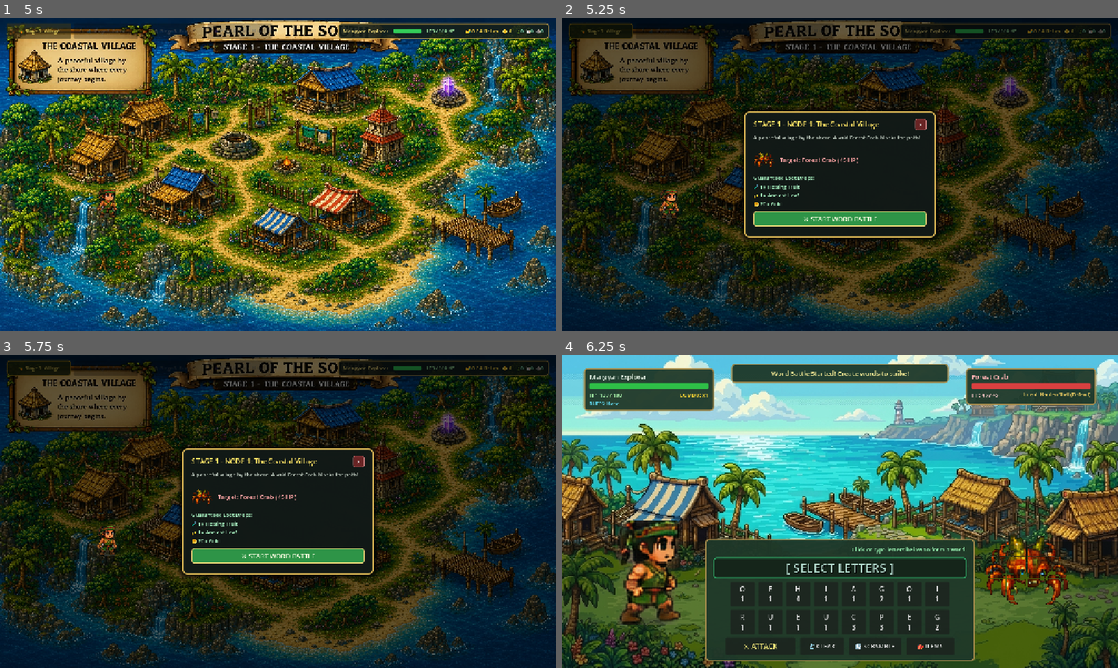
Above: before the commit, frames 1-4 (two rows, left to right).
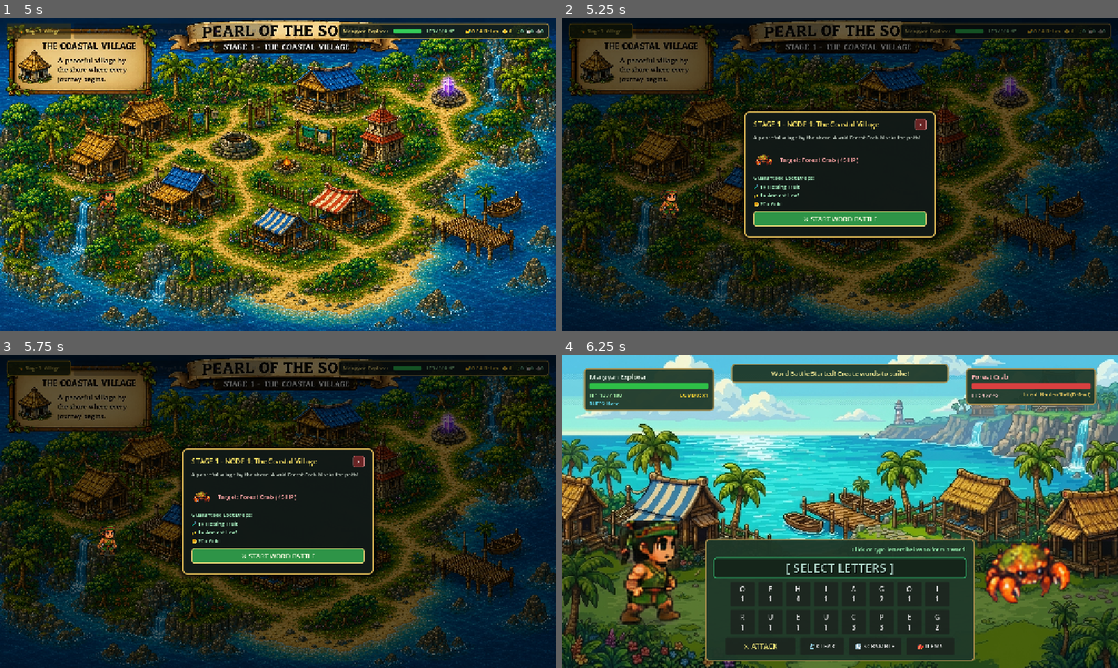
Above: after the commit, the same moments.

Repository: SeanKerby/Pearl-of-the-Southeast
Game: Godot game, scene res://scenes/main_menu/MainMenu.tscn
Two runs of this game, one before a commit and one after it. Both use one fixed random seed, a clock stepped at 60 frames per second and the inputs below.
Inputs:
- Up to frame 1 (5 s): click "NEW GAME" at 0.5 s; click "START ADVENTURE" at 1.25 s; click "START ADVENTURE" at 2 s; click "BEGIN JOURNEY" at 2.75 s; click "🌴 Stage 1: Village" at 3.5 s; click "🌴 Stage 1: Village" at 4.25 s
- Up to frame 2 (5.25 s): click "1" at 5 s
- Up to frame 3 (5.75 s): no input
- Up to frame 4 (6.25 s): click "⚔️ START WORD BATTLE" at 5.75 s

Frame 1 is identical in both runs. In frame 2, less than 0.1% of the frame differs, in the area x 34-39%, y 42-48%; in frame 3, less than 0.1%; in frame 4, 2.1%, in the area x 76-92%, y 57-80%.

Commit message:
final na this

Diff:
--- a/scenes/battle/BattleScreen.tscn
+++ b/scenes/battle/BattleScreen.tscn
@@ -155,12 +155,14 @@
 unique_name_in_owner = true
 position = Vector2(150, 480)
 scale = Vector2(3.0, 3.0)
+texture_filter = 1
 
 [node name="EnemyStaticSprite" type="Sprite2D" parent="EnemyContainer"]
 unique_name_in_owner = true
 visible = false
 position = Vector2(150, 480)
 scale = Vector2(2.8, 2.8)
+texture_filter = 1
 texture = ExtResource("3_crab_tex")
 
 [node name="EnemyPanel" type="PanelContainer" parent="EnemyContainer"]
--- a/scripts/battle/BattleScreen.gd
+++ b/scripts/battle/BattleScreen.gd
@@ -290,6 +290,24 @@
 			enemy_static_sprite.visible = true
 			enemy_sprite.visible = false
 
+	# --- Scale and texture quality adjustments ---
+	# Chapter 4 enemies have larger raw sprites (~190px tall vs ~64px for Ch1-3)
+	# so they need a smaller scale multiplier. Ch1-3 use scale 3.0 from the scene.
+	var ch4_enemies = ["rune_titan", "shadow_shaman", "crystal_panther", "naga_queen", "ancient_heart_guardian"]
+	if enemy_id in ch4_enemies:
+		# At 3x these sprites would be ~570px tall — too big. Use 1.5x instead.
+		var ch4_scale = Vector2(1.5, 1.5)
+		enemy_sprite.scale = ch4_scale
+		enemy_static_sprite.scale = ch4_scale
+	else:
+		# Restore default scene scale for Ch1-3 enemies
+		enemy_sprite.scale = Vector2(3.0, 3.0)
+		enemy_static_sprite.scale = Vector2(2.8, 2.8)
+
+	# Enable linear texture filtering to prevent pixel-art scaling artifacts
+	enemy_sprite.texture_filter = CanvasItem.TEXTURE_FILTER_LINEAR
+	enemy_static_sprite.texture_filter = CanvasItem.TEXTURE_FILTER_LINEAR
+
 func _build_hero_spritesheet(char_id: String) -> void:
 	var base_path: String = "res://characters/%s/" % char_id
 	var frames: SpriteFrames = SpriteFrames.new()
Binary file changed: assets/enemies/ancient_heart_guardian.png
Binary file changed: assets/enemies/ancient_heart_guardian_attack.png
Binary file changed: assets/enemies/ancient_heart_guardian_defeat.png
Binary file changed: assets/enemies/boar.png
Binary file changed: assets/enemies/boar_walk_1.png
Binary file changed: assets/enemies/boar_walk_2.png
Binary file changed: assets/enemies/boar_walk_3.png
Binary file changed: assets/enemies/boar_walk_4.png
Binary file added: assets/enemies/boss.png
Not shown, changed: assets/enemies/boss.png.import
Binary file changed: assets/enemies/boss_walk_1.png
Binary file changed: assets/enemies/boss_walk_2.png
(and 28 more such lines)
